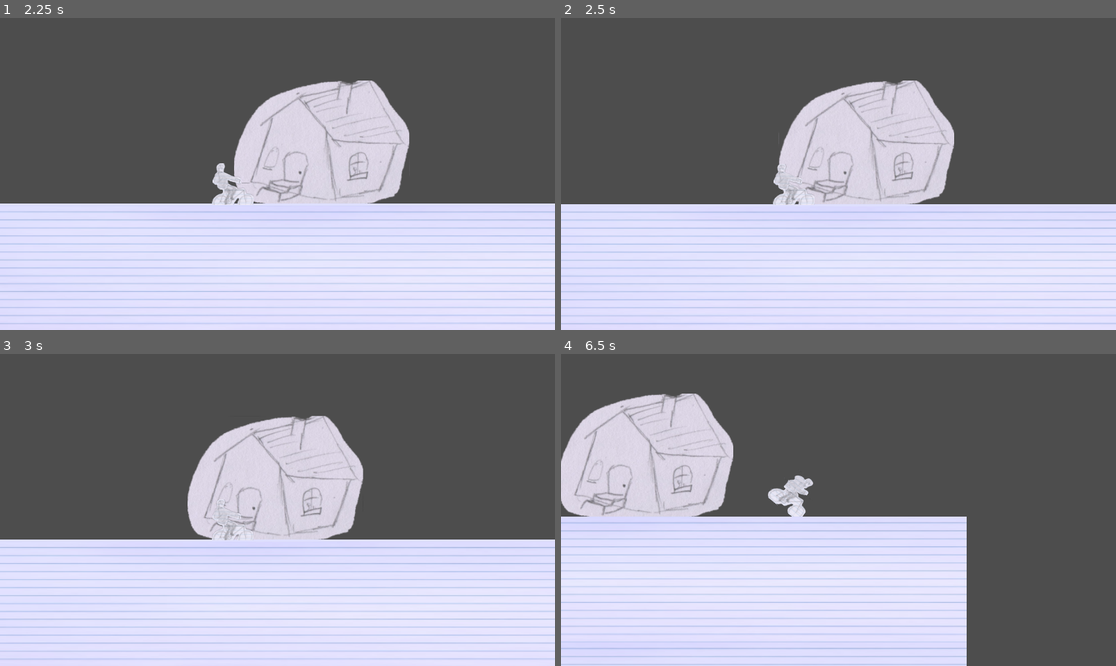
Above: before the commit, frames 1-4 (two rows, left to right).
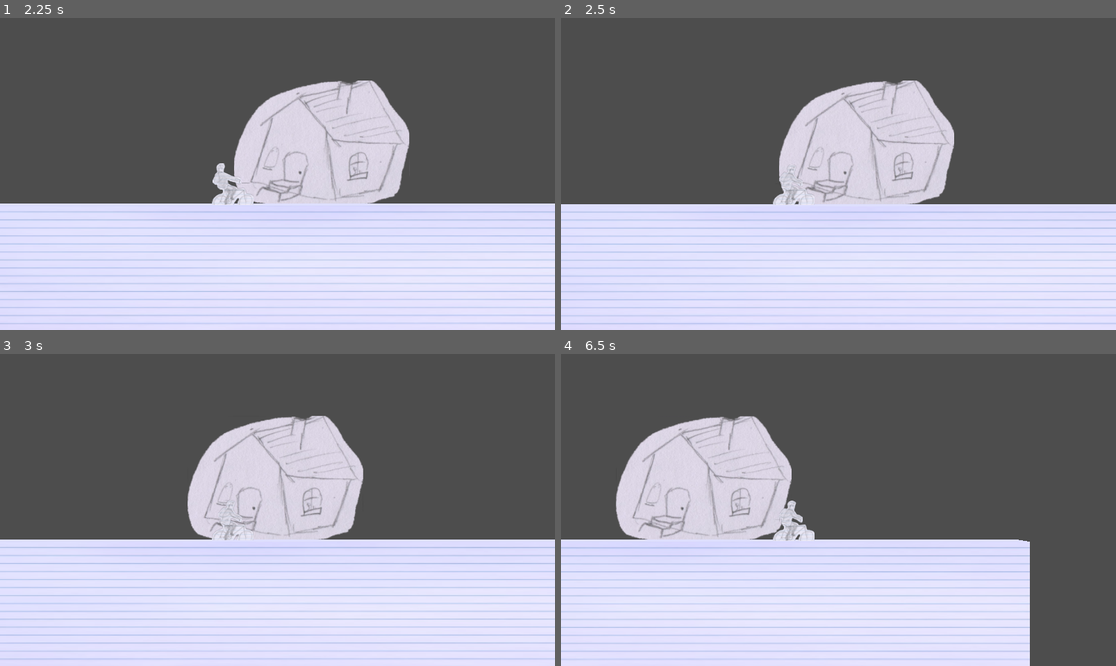
Above: after the commit, the same moments.

Repository: KyleSaki714/brackeysgamejam25-godotgame
Game: Godot game, scene res://World.tscn
Two runs of this game, one before a commit and one after it. Both use one fixed random seed, a clock stepped at 60 frames per second and the inputs below. The engine's default icon, where the game draws it, is replaced by a stand-in: a white triangle on a blue panel in a dark square.
Inputs:
- Up to frame 1 (2.25 s): hold Up (forward) 0.53-2.03 s; tap Space (jump) at 0.77, 1.52 s; hold Left (tilt left) from 2.03 s (still down)
- Up to frame 2 (2.5 s): keep holding Left (tilt left)
- Up to frame 3 (3 s): keep holding Left (tilt left)
- Up to frame 4 (6.5 s): tap Space (jump) at 3.02, 3.77, 4.52, 6.02 s; release Left (tilt left) at 3.53 s; hold S (backward) 3.53-4.28 s; hold Right (tilt right) 4.28-5.03 s; hold Up (forward) 5.03-5.78 s; hold Right (tilt right) from 5.78 s (still down)

Frame 1 is identical in both runs. In frame 2, less than 0.1% of the frame differs, in the area x 38-44%, y 46-56%; in frame 3, less than 0.1%; in frame 4, 24%, in the area x 0-85%, y 12-100%.

Commit message:
add main menu and end screen

Diff:
--- a/Areas/AreaHome.tscn
+++ b/Areas/AreaHome.tscn
@@ -10,6 +10,9 @@
 [sub_resource type="BoxMesh" id="BoxMesh_tklqc"]
 material = ExtResource("2_hwkg1")
 size = Vector3(300, 50, 3)
+
+[sub_resource type="BoxShape3D" id="BoxShape3D_4iby2"]
+size = Vector3(23.5313, 37.3862, 5)
 
 [node name="AreaHome" type="Node3D"]
 
@@ -28,4 +31,10 @@
 [node name="Home" parent="." instance=ExtResource("3_cixn0")]
 transform = Transform3D(1, 0, 0, 0, 1, 0, 0, 0, 1, 246, 0, 0)
 
+[node name="StaticBody3D" type="StaticBody3D" parent="."]
+
+[node name="CollisionShape3D" type="CollisionShape3D" parent="StaticBody3D"]
+transform = Transform3D(1, 0, 0, 0, 1, 0, 0, 0, 1, 277.015, 18.2269, 0)
+shape = SubResource("BoxShape3D_4iby2")
+
 [editable path="PlatformRectangle"]
--- a/Areas/Triggers/Trigger.gd
+++ b/Areas/Triggers/Trigger.gd
@@ -3,9 +3,9 @@
 class_name Trigger
 
 enum TRIGGER_TYPES {
-	ENDHOME,
+	ENDGAME,
 	SUNSET,
 	NIGHTTIME
 }
 
-@export var power_type: TRIGGER_TYPES
+@export var trigger_type: TRIGGER_TYPES
--- a/Bike.gd
+++ b/Bike.gd
@@ -21,6 +21,8 @@
 
 # POWERUPS
 var _unlockedSpeed = false
+
+var _gameEnd = false
 
 #enum {
 	#COASTING,
@@ -60,7 +62,7 @@
 	# - GAS -
 	var cycling = Input.get_axis("backward", "forward")
 	checkCycleAnim(cycling)
-	if cycling:
+	if not _gameEnd and cycling:
 		engine_force += cycling * ENGINE_ACCEL
 		engine_force = clampf(engine_force, ENGINE_POWER * -1, ENGINE_POWER)
 	else:
@@ -72,7 +74,7 @@
 	# apply torque
 	var tiltAxis = Input.get_axis("tilt left", "tilt right")
 	checkTiltAnim(tiltAxis)
-	if (tiltAxis != 0):
+	if (not _gameEnd and tiltAxis != 0):
 		var torqueConstant = tiltAxis * _torquePower * -1
 		#print(PhysicsServer3D.body_get_direct_state(get_rid()).inverse_inertia)
 		apply_torque(transform.basis.z * torqueConstant)
@@ -93,6 +95,10 @@
 
 
 func checkCycleAnim(axisValue):
+	if _gameEnd:
+		$Graphics/Legs.stop()
+		return
+
 	if (axisValue > 0):
 		$Graphics/Legs.play("Pedaling")
 	elif (axisValue < 0):
@@ -101,6 +107,12 @@
 		$Graphics/Legs.stop()
 
 func checkTiltAnim(axisValue):
+	if _gameEnd:
+		$Graphics/Coast.show()
+		$Graphics/LeanBack.hide()
+		$Graphics/LeanForward.hide()
+		return
+
 	if (axisValue > 0):
 		$Graphics/Coast.hide()
 		$Graphics/LeanBack.hide()
@@ -126,6 +138,10 @@
 
 func _on_area_manager_area_entered_trigger(area: Trigger) -> void:
 	print("phart")
+	if area.trigger_type == Trigger.TRIGGER_TYPES.ENDGAME:
+		_gameEnd = true
+		await get_tree().create_timer(5.0).timeout
+		get_tree().change_scene_to_file("res://Screens/EndScreen.tscn")
 
 func _on_area_manager_area_exited_trigger(area: Trigger) -> void:
 	print("phartedd")
--- /dev/null
+++ b/Screens/EndScreen.gd
@@ -0,0 +1,4 @@
+extends Control
+
+func _on_button_pressed() -> void:
+	get_tree().change_scene_to_file("res://Screens/MainMenu.tscn")
--- /dev/null
+++ b/Screens/EndScreen.tscn
@@ -0,0 +1,39 @@
+[gd_scene load_steps=3 format=3 uid="uid://df3b3n1gmiaxj"]
+
+[ext_resource type="Script" path="res://Screens/EndScreen.gd" id="1_c8knl"]
+[ext_resource type="Texture2D" uid="uid://bf0bumvh52ymn" path="res://assets/Textures/woodendesktexture.jpg" id="1_lof5n"]
+
+[node name="EndScreen" type="Control"]
+layout_mode = 3
+anchors_preset = 15
+anchor_right = 1.0
+anchor_bottom = 1.0
+grow_horizontal = 2
+grow_vertical = 2
+script = ExtResource("1_c8knl")
+
+[node name="TextureRect" type="TextureRect" parent="."]
+layout_mode = 1
+anchors_preset = 15
+anchor_right = 1.0
+anchor_bottom = 1.0
+grow_horizontal = 2
+grow_vertical = 2
+texture = ExtResource("1_lof5n")
+expand_mode = 3
+
+[node name="Button" type="Button" parent="."]
+layout_mode = 1
+anchors_preset = 7
+anchor_left = 0.5
+anchor_top = 1.0
+anchor_right = 0.5
+anchor_bottom = 1.0
+offset_left = -245.0
+offset_top = -131.0
+offset_right = 245.0
+grow_horizontal = 2
+grow_vertical = 0
+text = "Bye"
+
+[connection signal="pressed" from="Button" to="." method="_on_button_pressed"]
--- /dev/null
+++ b/Screens/MainMenu.gd
@@ -0,0 +1,8 @@
+extends Control
+
+func _on_start_game_pressed() -> void:
+	get_tree().change_scene_to_file("res://World.tscn")
+
+
+func _on_exit_pressed() -> void:
+	get_tree().quit()
--- /dev/null
+++ b/Screens/MainMenu.tscn
@@ -0,0 +1,84 @@
+[gd_scene load_steps=5 format=3 uid="uid://dinw7gnj01qkv"]
+
+[ext_resource type="Script" path="res://Screens/MainMenu.gd" id="1_aaxej"]
+[ext_resource type="Texture2D" uid="uid://du8r73utf7khp" path="res://icon.svg" id="1_ca46d"]
+
+[sub_resource type="StyleBoxTexture" id="StyleBoxTexture_buw78"]
+texture = ExtResource("1_ca46d")
+
+[sub_resource type="StyleBoxFlat" id="StyleBoxFlat_20bs3"]
+bg_color = Color(1, 1, 1, 1)
+corner_radius_top_left = 16
+corner_radius_top_right = 16
+corner_radius_bottom_right = 16
+corner_radius_bottom_left = 16
+shadow_size = 7
+shadow_offset = Vector2(0, 3.4)
+
+[node name="MainMenu" type="Control"]
+layout_mode = 3
+anchors_preset = 15
+anchor_right = 1.0
+anchor_bottom = 1.0
+grow_horizontal = 2
+grow_vertical = 2
+script = ExtResource("1_aaxej")
+
+[node name="Panel" type="Panel" parent="."]
+layout_mode = 1
+anchors_preset = 15
+anchor_right = 1.0
+anchor_bottom = 1.0
+grow_horizontal = 2
+grow_vertical = 2
+theme_override_styles/panel = SubResource("StyleBoxTexture_buw78")
+
+[node name="VBoxContainer" type="VBoxContainer" parent="."]
+layout_mode = 1
+anchors_preset = 8
+anchor_left = 0.5
+anchor_top = 0.5
+anchor_right = 0.5
+anchor_bottom = 0.5
+offset_left = -237.0
+offset_top = -78.0
+offset_right = 237.0
+offset_bottom = 78.0
+grow_horizontal = 2
+grow_vertical = 2
+theme_override_constants/separation = 20
+
+[node name="Start Game" type="Button" parent="VBoxContainer"]
+layout_mode = 2
+size_flags_vertical = 3
+theme_override_colors/font_color = Color(0.101961, 0.545098, 1, 1)
+theme_override_font_sizes/font_size = 30
+theme_override_styles/normal = SubResource("StyleBoxFlat_20bs3")
+text = "Start Game"
+
+[node name="Exit" type="Button" parent="VBoxContainer"]
+layout_mode = 2
+size_flags_vertical = 3
+theme_override_colors/font_color = Color(0.101961, 0.545098, 1, 1)
+theme_override_font_sizes/font_size = 30
+theme_override_styles/normal = SubResource("StyleBoxFlat_20bs3")
+text = "Exit
+"
+
+[node name="TextureRect" type="TextureRect" parent="."]
+layout_mode = 1
+anchors_preset = 8
+anchor_left = 0.5
+anchor_top = 0.5
+anchor_right = 0.5
+anchor_bottom = 0.5
+offset_left = -100.0
+offset_top = -251.0
+offset_right = 100.0
+offset_bottom = -103.0
+grow_horizontal = 2
+grow_vertical = 2
+texture = ExtResource("1_ca46d")
+
+[connection signal="pressed" from="VBoxContainer/Start Game" to="." method="_on_start_game_pressed"]
+[connection signal="pressed" from="VBoxContainer/Exit" to="." method="_on_exit_pressed"]
--- a/Story/EndScreen.tscn
+++ /dev/null
@@ -1,20 +0,0 @@
-[gd_scene load_steps=2 format=3 uid="uid://dqatl76g5s6r2"]
-
-[ext_resource type="Texture2D" uid="uid://du8r73utf7khp" path="res://icon.svg" id="1_23osi"]
-
-[node name="Node2D" type="Node2D"]
-
-[node name="Icon" type="Sprite2D" parent="."]
-position = Vector2(176.5, 160.5)
-scale = Vector2(2.33594, 2.33594)
-texture = ExtResource("1_23osi")
-
-[node name="Icon2" type="Sprite2D" parent="."]
-position = Vector2(916, 186)
-scale = Vector2(2.33594, 2.33594)
-texture = ExtResource("1_23osi")
-
-[node name="Icon3" type="Sprite2D" parent="."]
-position = Vector2(532, 214)
-scale = Vector2(2.33594, 2.33594)
-texture = ExtResource("1_23osi")
Not shown: 1 places in Areas/AreaHome.tscn that only renumber resources
